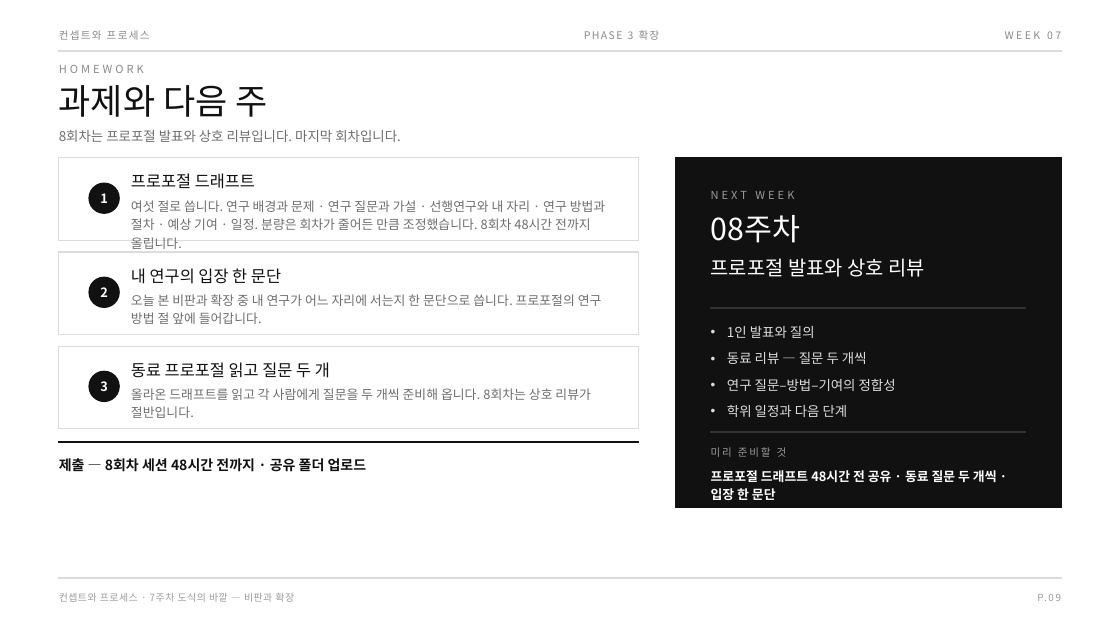
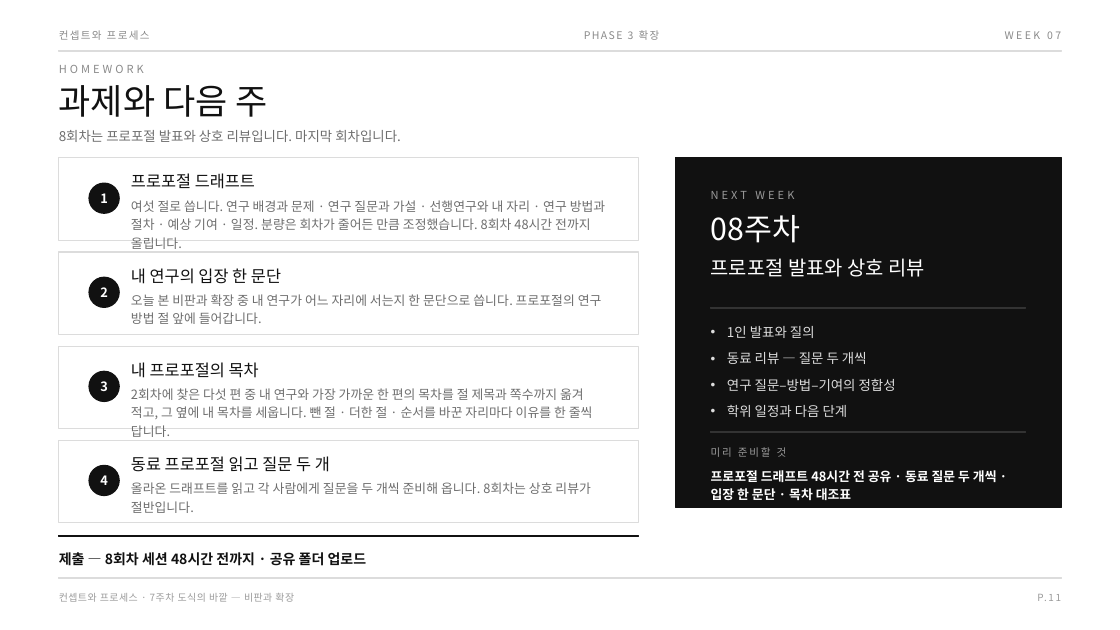
Before and after one commit to design-eng/MIN.D, a slide deck: slide 17 of dist/weeks-대학원/컨셉트와프로세스_07주차_확장과비판.pptx (slide 14 before the commit). Drawn at 1120x630 pixels with LibreOffice and Linux fonts; fonts in the diff are those of the drawing. Boxes give left, top, right and bottom in pixels: in the first picture for what was removed or moved away, otherwise in the second. Text is boxed around its words. In the diff, an @@ line names an element or a change of style, - is before the commit and + after.

```diff
--- a/dist/weeks-대학원/컨셉트와프로세스_07주차_확장과비판.pptx
+++ b/dist/weeks-대학원/컨셉트와프로세스_07주차_확장과비판.pptx
@@ text added at [131,362,259,378], 14 pt, text #111111 @@
+내 프로포절의 목차
@@ text added at [131,388,593,419], 11 pt, text #6E6E6E @@
+2회차에 찾은 다섯 편 중 내 연구와 가장 가까운 한 편의 목차를 절 제목과 쪽수까지 옮겨 적고, 그 옆에 내 목차를 세웁니다. 뺀 절 · 더한 절 · 순서를 바꾼 자리마다 이유를 한 줄씩 답니다.
@@ rectangle added at [59,440,639,523], fill #FFFFFF, outline #DCDCDC 1 pt @@
@@ ellipse added at [89,465,119,496], fill #111111, outline #111111 1 pt @@
@@ text added at [100,475,108,485], 11 pt, text #FFFFFF, bold @@
+4
@@ text at [711,470,997,500]: text changed @@
-프로포절 드래프트 48시간 전 공유 · 동료 질문 두 개씩 · 입장 한 문단
+프로포절 드래프트 48시간 전 공유 · 동료 질문 두 개씩 · 입장 한 문단 · 목차 대조표
@@ 3 texts, 1 rectangle: place and size @@
-3 texts, 1 rectangle at [59,362,639,475]
+3 texts, 1 rectangle at [59,456,639,569]
```
Also in this commit, not shown: 4 other slides changed, 3 slides added, 9 other files.
